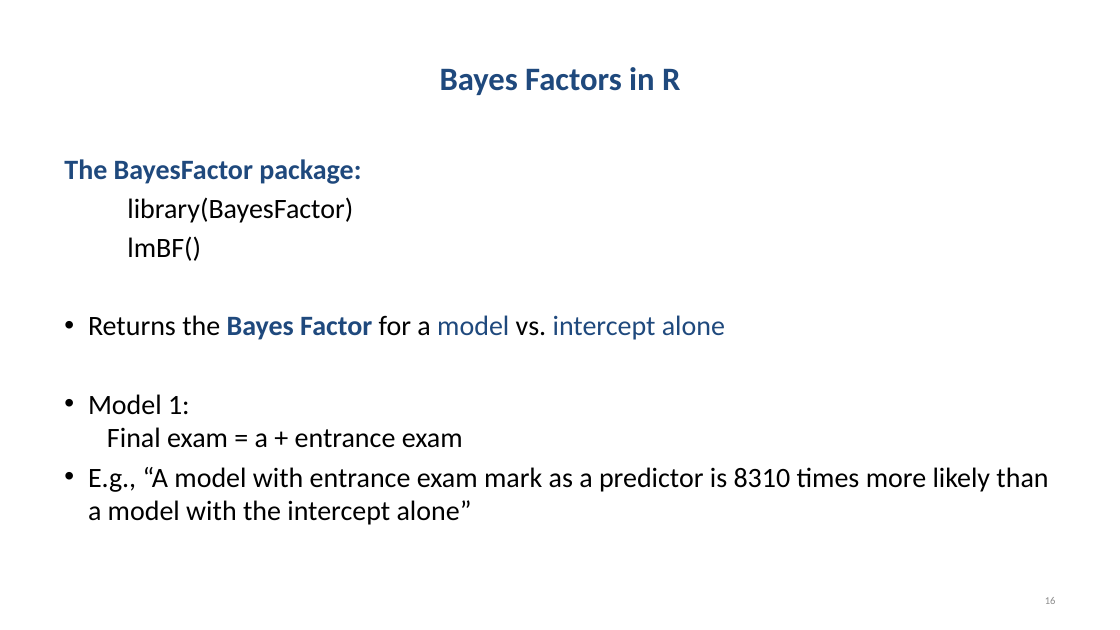
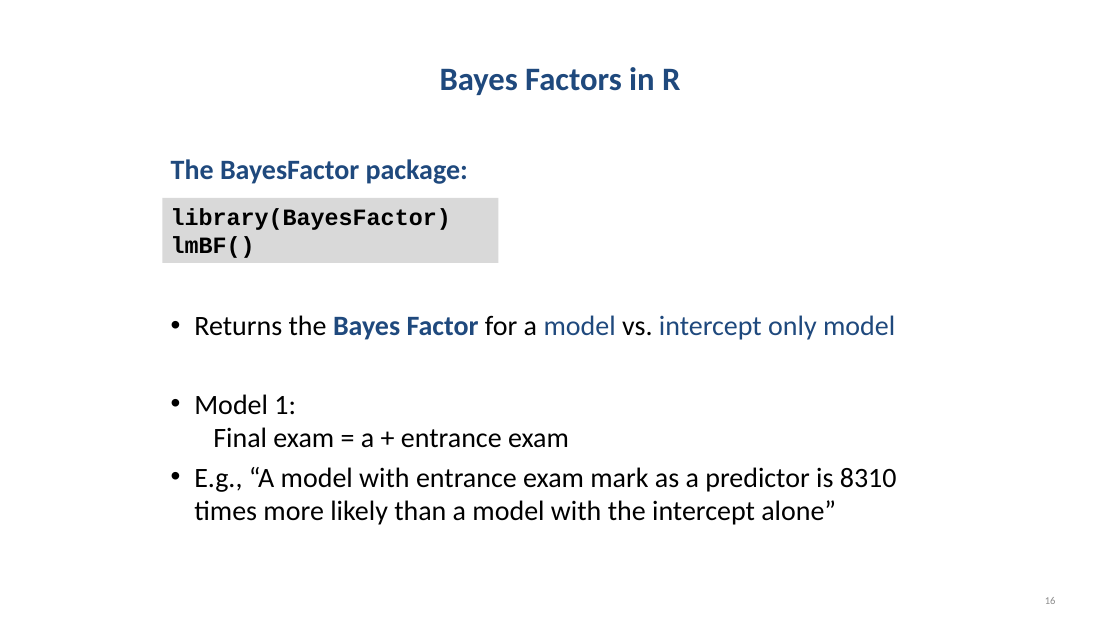
Before and after one commit to chrisjberry/datafluencyCB, a slide deck: slide 16 of slides/PSYC753_Chris2.pptx. Drawn at 1120x630 pixels with LibreOffice and Linux fonts; fonts in the diff are those of the drawing. Boxes give left, top, right and bottom in pixels: in the first picture for what was removed or moved away, otherwise in the second. Text is boxed around its words. In the diff, an @@ line names an element or a change of style, - is before the commit and + after.

```diff
--- a/slides/PSYC753_Chris2.pptx
+++ b/slides/PSYC753_Chris2.pptx
@@ text "The BayesFactor package:" moved from (x1=64, y1=159, x2=1048, y2=525) to (x1=171, y1=159, x2=897, y2=525) @@
@@ rectangle added at (x1=162, y1=198, x2=498, y2=263), fill #D9D9D9, 20 pt, text #000000, bold @@
+library(BayesFactor)
+lmBF()
@@ text at (x1=194, y1=315, x2=895, y2=340): text changed; text colour #000000 to #1F497D @@
-library(BayesFactor)
-lmBF()
-• Returns the Bayes Factor for a model vs. intercept alone
+• Returns the Bayes Factor for a model vs. intercept only model
```
Also in this commit, not shown: 10 other slides changed.
